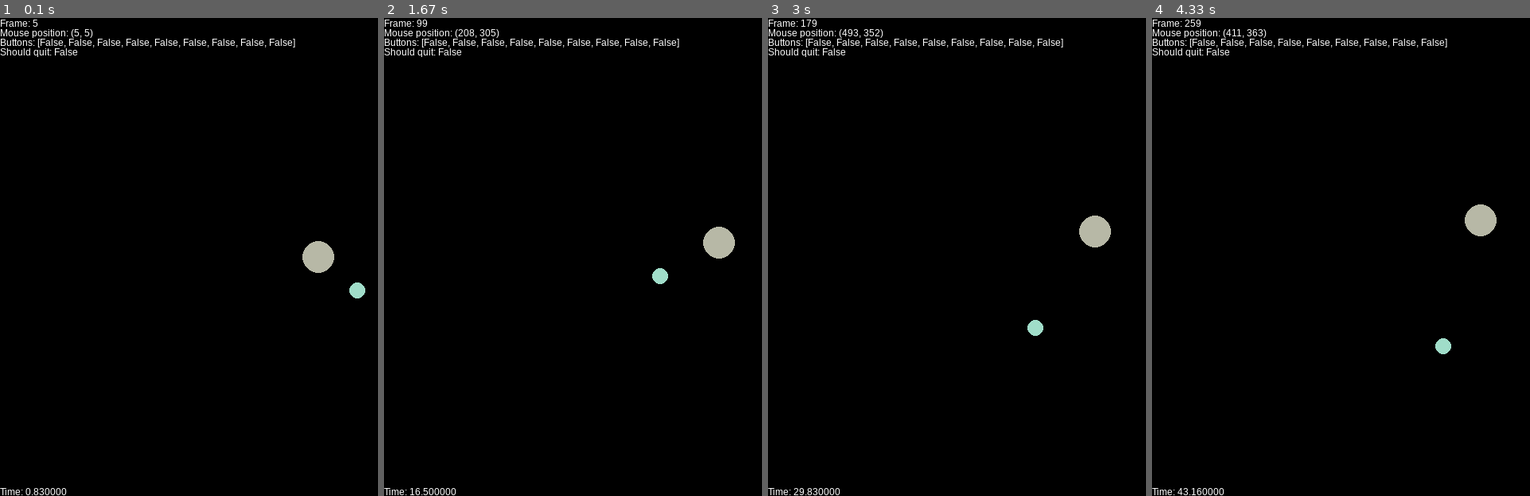
Above: before the commit, frames 1-4 (left to right).
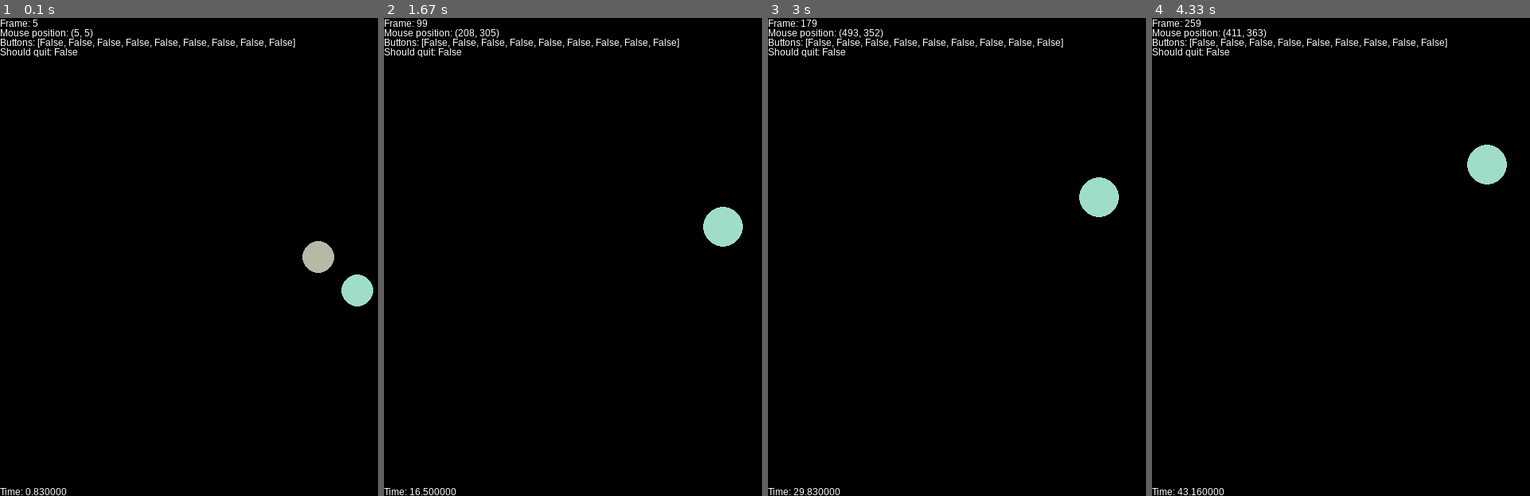
Above: after the commit, the same moments.

Repository: tiboras/IN104_Mathis_Miroux-Thibaud_Rasse
Game: pygame game, started from Project_TA/projet/main.py
Two runs of this game, one before a commit and one after it. Both use one fixed random seed, a clock stepped at 60 frames per second and the inputs below.
Inputs (mouse positions are in pixels of both pictures, inside the frame that each line leads up to):
- Up to frame 1 (0.1 s): no input
- Up to frame 2 (1.67 s): hold Right 0.33-0.8 s; move the mouse to (678, 276) at 0.37 s; hold Up 0.83-1.13 s; move the mouse to (outside the picture) at 0.87 s; hold Right 1.17-1.63 s; move the mouse to (550, 261) at 1.2 s
- Up to frame 3 (3 s): hold Left 1.67-2.2 s; move the mouse to (888, 185) at 1.7 s; hold Down 2.23-2.53 s; move the mouse to (outside the picture) at 2.27 s; hold Left 2.57-2.97 s; move the mouse to (outside the picture) at 2.6 s
- Up to frame 4 (4.33 s): hold Up 3-3.37 s; move the mouse to (1484, 94) at 3.03 s; hold Right 3.4-4.03 s; move the mouse to (1242, 242) at 3.43 s; hold Down from 4.07 s (still down); move the mouse to (1480, 304) at 4.1 s

The runs differ from the first frame. In frame 1, 0.3% of the frame differs, in the area x 90-99%, y 53-61%; in frame 2, 1.0%; in frame 3, 1.2%; in frame 4, 1.2%, in the area x 74-94%, y 26-71%.

Commit message:
Collision final ( planete qui marche pour tester la fusion)

Diff:
--- a/Project_TA/projet/main.py
+++ b/Project_TA/projet/main.py
@@ -30,9 +30,9 @@
               draw_radius=20)
     b2 = Body(Vector2(1,1),
               velocity=Vector2(0.0001,-0.2),
-              mass=1,
+              mass=5,
               color = tuple(np.random.randint(256, size=3)),
-                draw_radius=10)
+                draw_radius=20)
 
 
     world = World()
--- a/Project_TA/projet/simulator/simulator.py
+++ b/Project_TA/projet/simulator/simulator.py
@@ -22,47 +22,49 @@
 
     def step(self, h):
         y = self.solver.integrate(self.t + h)
-        type=1
 
-        for i in range(len(self.world)):
-            b_i = self.world.get(i)
-
-            b_i.position.set_x(y[2 * i])
-            b_i.position.set_y(y[2 * i + 1])
-
-
-            b_i.velocity.set_x(y[len(self.world) + 2 * i])
-            b_i.velocity.set_y(y[len(self.world) + 2 * i + 1])
-            #mur(b_i)
-            for j in range(i+1):
-                if i!=j:
-                    b_j = self.world.get(j)
-                    colision(type,b_i,b_j)
 
 
         self.t += h
 
 
+ # type=0
 
-def colision(type,body1,body2):
-    rapport = 50
-    if ((body1.position -body2.position).norm()*rapport >(body1.draw_radius+body2.draw_radius)):
+        # for i in range(len(self.world)):
+        #     b_i = self.world.get(i)
 
-        return None
-    else:
-        if type==0:
-                   #fusion de 2 étoile
-            masstot=body1.mass+body2.mass
-            v=1/masstot*(body1.mass*body1.velocity+body2.mass*body2.velocity) # consevation de la quantité de mouvement
-            pos=1/masstot*(body1.mass*body1.position+body2.mass*body2.position) # Centre de gravité
-            body1.position=pos
-            body2.position=pos
-            body1.velocity=v
-            body2.velocity=v
-            body2.mass=masstot
-            body2.mass=0
-            body1.draw_radius=max(body1.draw_radius,body2.draw_radius)
-            body2.draw_radius=max(body1.draw_radius,body2.draw_radius)
+        #     b_i.position.set_x(y[2 * i])
+        #     b_i.position.set_y(y[2 * i + 1])
+
+
+        #     b_i.velocity.set_x(y[len(self.world) + 2 * i])
+        #     b_i.velocity.set_y(y[len(self.world) + 2 * i + 1])
+        #     print(b_i.velocity)
+        #     #mur(b_i)
+        #     for j in range(i+1):
+        #         if i!=j:
+        #             b_j = self.world.get(j)
+        #             colision(type,b_i,b_j)
+# def colision(type,body1,body2):
+#     rapport = 50
+#     if ((body1.position -body2.position).norm()*rapport >(body1.draw_radius+body2.draw_radius)):
+
+#         return None
+#     else:
+#         if type==0:
+#                    #fusion de 2 étoile
+#             print(1)
+#             masstot=body1.mass+body2.mass
+#             v=1/masstot*(body1.mass*body1.velocity+body2.mass*body2.velocity) # consevation de la quantité de mouvement
+#             pos=1/masstot*(body1.mass*body1.position+body2.mass*body2.position) # Centre de gravité
+#             body1.position=pos
+#             body2.position=pos
+#             body1.velocity=v
+#             body2.velocity=v
+#             body2.mass=masstot
+#             body2.mass=0
+#             body1.draw_radius=max(body1.draw_radius,body2.draw_radius)
+#             body2.draw_radius=max(body1.draw_radius,body2.draw_radius)
 
 
 
@@ -70,80 +72,80 @@
 
 
 
-        if type==1:
-            # print("4")                 #collision élastique
-            # m1=body1.mass
-            # m2=body2.mass
-            # v1=body1.velocity
-            # v2=body2.velocity
-            # nv1=body1.velocity.norm()
-            # nv2=body1.velocity.norm()
-            # teta1=-np.arctan(v1.get_y()/v1.get_x())
-            # teta2=-np.arctan(v2.get_y()/v2.get_x())
-            # teta1p=np.arctan((m1-m2)*np.tan(teta1)/(m1+m2)+2*m2*nv2*np.sin(teta2)/((m1+m2)*nv1*np.cos(teta1)))
-            # teta2p=np.arctan((m2-m1)*np.tan(teta2)/(m1+m2)+2*m1*nv1*np.sin(teta1)/((m1+m2)*nv2*np.cos(teta2)))
-            # v1p=np.sqrt(((m1-m2)*nv1*np.sin(teta1)+2*m2*nv2*np.sin(teta2))**2/(m1+m2)**2+(nv1*np.cos(teta1))**2)
-            # v2p=np.sqrt(((m2-m2)*nv2*np.sin(teta2)+2*m2*nv2*np.sin(teta2))**2/(m1+m2)**2+(nv2*np.cos(teta2))**2)
-            # V1=Vector2(v1p*np.cos(teta1p),v1p*np.sin(teta1p))
-            # V2=Vector2(v2p*np.cos(teta2p),v2p*np.sin(teta2p))
-            # print((V1-v1).norm())
-            # body1.velocity=V1
-            # body2.velocity=V2
-            r1=body1.draw_radius
-            r2=body2.draw_radius
-            R=r1+r2
-            u=body1.position-body2.position # calcul de vecteurs distance puis normalisation
-            r=(body1.position -body2.position).norm()*rapport
-            e=u/r
-            n=Rotation(np.pi/2,e) #calcul
-            m1=body1.mass
-            m2=body2.mass
-            c11=(m1-m2)/(m1+m2)
-            c12=(2*m2/(m1+m2))
-            c21=(m2-m1)/(m1+m2)
-            c22=(2*m1)/(m1+m2)
-            v1=body1.velocity
-            v2=body2.velocity
-            theta1=np.arccos(np.dot(v1,n)/v1.norm()) #angles de collision
-            theta2=np.arccos(np.dot(v2,n)/v2.norm())
-            thetap1=np.arctan(c11*np.tan(theta1)+c12*v2.norm()*np.sin(theta2)/(np.cos(theta1)*v1.norm())) #angles de rebond
-            thetap2=np.arctan(c21*np.tan(theta2)+c22*v1.norm()*np.sin(theta1)/(np.cos(theta2)*v2.norm()))
-            vp1=np.sqrt((v2.norm()*c12*np.sin(theta2)+c11*v1.norm()*np.sin(theta1))**2+v1.norm()*v1.norm()*np.cos(theta1)*np.cos(theta1)) #vitesse de rebond
-            vp2=np.sqrt((v1.norm()*c22*np.sin(theta1)+c21*v2.norm()*np.sin(theta2))**2+v2.norm()*v2.norm()*np.cos(theta2)*np.cos(theta2))
-            body2.vitesse=vp1*Rotation(thetap1,n) #vecteurs vitesse des corps
-            body1.vitesse=vp2*Rotation(thetap2,n)
-            milieu=(r1*body2.position+r2*body1.position)/R
-            body1.position=milieu+r2*e
-            body2.position=milieu-r1*e
-            body1.velocity=Vector2(vp1*np.cos(thetap1),vp1*np.sin(thetap1))
-            body2.velocity=Vector2(vp2*np.cos(thetap2),vp2*np.sin(thetap2))
+#         if type==1:
+#             # print("4")                 #collision élastique
+#             # m1=body1.mass
+#             # m2=body2.mass
+#             # v1=body1.velocity
+#             # v2=body2.velocity
+#             # nv1=body1.velocity.norm()
+#             # nv2=body1.velocity.norm()
+#             # teta1=-np.arctan(v1.get_y()/v1.get_x())
+#             # teta2=-np.arctan(v2.get_y()/v2.get_x())
+#             # teta1p=np.arctan((m1-m2)*np.tan(teta1)/(m1+m2)+2*m2*nv2*np.sin(teta2)/((m1+m2)*nv1*np.cos(teta1)))
+#             # teta2p=np.arctan((m2-m1)*np.tan(teta2)/(m1+m2)+2*m1*nv1*np.sin(teta1)/((m1+m2)*nv2*np.cos(teta2)))
+#             # v1p=np.sqrt(((m1-m2)*nv1*np.sin(teta1)+2*m2*nv2*np.sin(teta2))**2/(m1+m2)**2+(nv1*np.cos(teta1))**2)
+#             # v2p=np.sqrt(((m2-m2)*nv2*np.sin(teta2)+2*m2*nv2*np.sin(teta2))**2/(m1+m2)**2+(nv2*np.cos(teta2))**2)
+#             # V1=Vector2(v1p*np.cos(teta1p),v1p*np.sin(teta1p))
+#             # V2=Vector2(v2p*np.cos(teta2p),v2p*np.sin(teta2p))
+#             # print((V1-v1).norm())
+#             # body1.velocity=V1
+#             # body2.velocity=V2
+#             r1=body1.draw_radius
+#             r2=body2.draw_radius
+#             R=r1+r2
+#             u=body1.position-body2.position # calcul de vecteurs distance puis normalisation
+#             r=(body1.position -body2.position).norm()*rapport
+#             e=u/r
+#             n=Rotation(np.pi/2,e) #calcul
+#             m1=body1.mass
+#             m2=body2.mass
+#             c11=(m1-m2)/(m1+m2)
+#             c12=(2*m2/(m1+m2))
+#             c21=(m2-m1)/(m1+m2)
+#             c22=(2*m1)/(m1+m2)
+#             v1=body1.velocity
+#             v2=body2.velocity
+#             theta1=np.arccos(np.dot(v1,n)/v1.norm()) #angles de collision
+#             theta2=np.arccos(np.dot(v2,n)/v2.norm())
+#             thetap1=np.arctan(c11*np.tan(theta1)+c12*v2.norm()*np.sin(theta2)/(np.cos(theta1)*v1.norm())) #angles de rebond
+#             thetap2=np.arctan(c21*np.tan(theta2)+c22*v1.norm()*np.sin(theta1)/(np.cos(theta2)*v2.norm()))
+#             vp1=np.sqrt((v2.norm()*c12*np.sin(theta2)+c11*v1.norm()*np.sin(theta1))**2+v1.norm()*v1.norm()*np.cos(theta1)*np.cos(theta1)) #vitesse de rebond
+#             vp2=np.sqrt((v1.norm()*c22*np.sin(theta1)+c21*v2.norm()*np.sin(theta2))**2+v2.norm()*v2.norm()*np.cos(theta2)*np.cos(theta2))
+#             body2.vitesse=vp1*Rotation(thetap1,n) #vecteurs vitesse des corps
+#             body1.vitesse=vp2*Rotation(thetap2,n)
+#             milieu=(r1*body2.position+r2*body1.position)/R
+#             body1.position=milieu+r2*e
+#             body2.position=milieu-r1*e
+#             body1.velocity=Vector2(vp1*np.cos(thetap1),vp1*np.sin(thetap1))
+#             body2.velocity=Vector2(vp2*np.cos(thetap2),vp2*np.sin(thetap2))
 
 
 
 
-def mur(body):
-    p=body.position
-    v=body.velocity
-    R=body.draw_radius
-    vx=body.velocity.get_x()
-    vy=body.velocity.get_y()
-    if (p.get_x()+R)<-4:
-        print(1)
-        vx=-vx
-    if (p.get_y()+R)<-0:
-        print(2)
-        vy=-vy
-    if (p.get_x()+R)>8:
-        print(3)
-        print(p.get_x())
-        vx=-vx
-    if (p.get_y()+R)>8:
-        print(4)
-        print(p.get_x())
-        vy=-vy
-    body.velocity=Vector2(vx,vy)
+# def mur(body):
+#     p=body.position
+#     v=body.velocity
+#     R=body.draw_radius
+#     vx=body.velocity.get_x()
+#     vy=body.velocity.get_y()
+#     if (p.get_x()+R)<-4:
+#         print(1)
+#         vx=-vx
+#     if (p.get_y()+R)<-0:
+#         print(2)
+#         vy=-vy
+#     if (p.get_x()+R)>8:
+#         print(3)
+#         print(p.get_x())
+#         vx=-vx
+#     if (p.get_y()+R)>8:
+#         print(4)
+#         print(p.get_x())
+#         vy=-vy
+#     body.velocity=Vector2(vx,vy)
 
 
-def Rotation(theta, v):
-    R=np.array([[np.cos(theta), -np.sin(theta)], [np.sin(theta),np.cos(theta)]])
-    return np.dot(R,np.transpose(v))
+# def Rotation(theta, v):
+#     R=np.array([[np.cos(theta), -np.sin(theta)], [np.sin(theta),np.cos(theta)]])
+#     return np.dot(R,np.transpose(v))
--- a/Project_TA/projet/simulator/solvers/solver.py
+++ b/Project_TA/projet/simulator/solvers/solver.py
@@ -1,5 +1,8 @@
 from ..utils.vector import Vector, Vector2
 from ..physics.engine import *
+from simulator.physics.constants import G
+import numpy as np
+
 class SolverError(Exception):
     pass
 
@@ -50,6 +53,30 @@
         for k in range(1,N):
             funct = self.f(self.t0+k*dt,y)
             y = y+dt*funct
+        for i in range(len(self.world)):
+            b_i = self.world.get(i)
+            b_i.position.set_x(y[2 * i])
+            b_i.position.set_y(y[2 * i + 1])
+            b_i.velocity.set_x(y[len(self.world)*2 + 2 * i])
+            b_i.velocity.set_y(y[len(self.world)*2 + 2 * i + 1])
+
+            mur(b_i)
+            for j in range(i+1):
+                if i!=j:
+                    b_j = self.world.get(j)
+                    colision(type,b_i,b_j)
+        for i in range(len(self.world)):
+            b_i = self.world.get(i)
+
+            y[2 * i]=b_i.position.get_x()
+            y[2 * i + 1]=b_i.position.get_y()
+
+
+            y[len(self.world)*2 + 2 * i]=b_i.velocity.get_x()
+            y[len(self.world)*2 + 2 * i + 1]=b_i.velocity.get_y()
+
+
+
         self.y0 = y
         self.t0 = t
         return y
@@ -76,3 +103,97 @@
         self.y0 = y
         self.t0 = t
         return y
+
+
+
+def colision(type,body1,body2):
+    rapport = 50
+    if (body1.position -body2.position).norm()>0:
+        Ep=G*body1.mass*body2.mass/((body1.position -body2.position).norm())
+        Ec=0.5*(body1.velocity.norm())**2*body1.mass+0.5*(body2.velocity.norm())**2*body2.mass
+        print(1)
+        print(Ep)
+        print(Ec)
+
+        if ((body1.position -body2.position).norm()*rapport >(body1.draw_radius+body2.draw_radius)):
+            return None
+        else:
+            if Ep>Ec:
+                       #fusion de 2 étoile
+                if body1.mass==0 or body2.mass==0:
+                    return None
+                else:
+                    masstot=body1.mass+body2.mass
+                    v=(body1.mass*body1.velocity+body2.mass*body2.velocity)/masstot # consevation de la quantité de mouvement
+                    pos=1/masstot*(body1.mass*body1.position+body2.mass*body2.position) # Centre de gravité
+                    body1.position=pos
+                    body2.position=pos
+                    body1.velocity=v
+                    body2.velocity=v
+                    body1.mass=masstot
+                    body2.mass=0
+                    r=((body1.draw_radius)**(3)+(body2.draw_radius)**(3))**(1/3)
+                    body1.draw_radius=r
+                    body2.draw_radius=r
+
+
+
+
+
+
+
+
+            if Ec>=Ep:
+
+                print(5)
+                r1=body1.draw_radius
+                r2=body2.draw_radius
+                R=r1+r2
+                u=body1.position-body2.position # calcul de vecteurs distance puis normalisation
+                r=(body1.position -body2.position).norm()*rapport
+                e=u/r
+                n=Rotation(np.pi/2,e) #calcul
+                m1=body1.mass
+                m2=body2.mass
+                c11=(m1-m2)/(m1+m2)
+                c12=(2*m2/(m1+m2))
+                c21=(m2-m1)/(m1+m2)
+                c22=(2*m1)/(m1+m2)
+                v1=body1.velocity
+                v2=body2.velocity
+                theta1=np.arccos(np.dot(v1,n)/v1.norm()) #angles de collision
+                theta2=np.arccos(np.dot(v2,n)/v2.norm())
+                thetap1=np.arctan(c11*np.tan(theta1)+c12*v2.norm()*np.sin(theta2)/(np.cos(theta1)*v1.norm())) #angles de rebond
+                thetap2=np.arctan(c21*np.tan(theta2)+c22*v1.norm()*np.sin(theta1)/(np.cos(theta2)*v2.norm()))
+                vp1=np.sqrt((v2.norm()*c12*np.sin(theta2)+c11*v1.norm()*np.sin(theta1))**2+v1.norm()*v1.norm()*np.cos(theta1)*np.cos(theta1)) #vitesse de rebond
+                vp2=np.sqrt((v1.norm()*c22*np.sin(theta1)+c21*v2.norm()*np.sin(theta2))**2+v2.norm()*v2.norm()*np.cos(theta2)*np.cos(theta2))
+                body2.vitesse=vp1*Rotation(thetap1,n) #vecteurs vitesse des corps
+                body1.vitesse=vp2*Rotation(thetap2,n)
+                milieu=(r1*body2.position+r2*body1.position)/R
+                body1.position=milieu+r2*e
+                body2.position=milieu-r1*e
+                body1.velocity=Vector2(vp1*np.cos(thetap1),vp1*np.sin(thetap1))
+                body2.velocity=Vector2(vp2*np.cos(thetap2),vp2*np.sin(thetap2))
+
+
+def mur(body):
+    rapport = 50
+    p=body.position
+    v=body.velocity
+    R=body.draw_radius
+    vx=body.velocity.get_x()
+    vy=body.velocity.get_y()
+    if (p.get_x()*rapport-R)<-400:
+        vx=-vx
+    if (p.get_y()*rapport-R)<-300:
+        vy=-vy
+    if (p.get_x()*rapport+R)>400:
+        vx=-vx
+    if (p.get_y()*rapport+R)>300:
+        vy=-vy
+    body.velocity=Vector2(vx,vy)
+
+
+def Rotation(theta, v):
+    R=np.array([[np.cos(theta), -np.sin(theta)], [np.sin(theta),np.cos(theta)]])
+    return np.dot(R,np.transpose(v))
